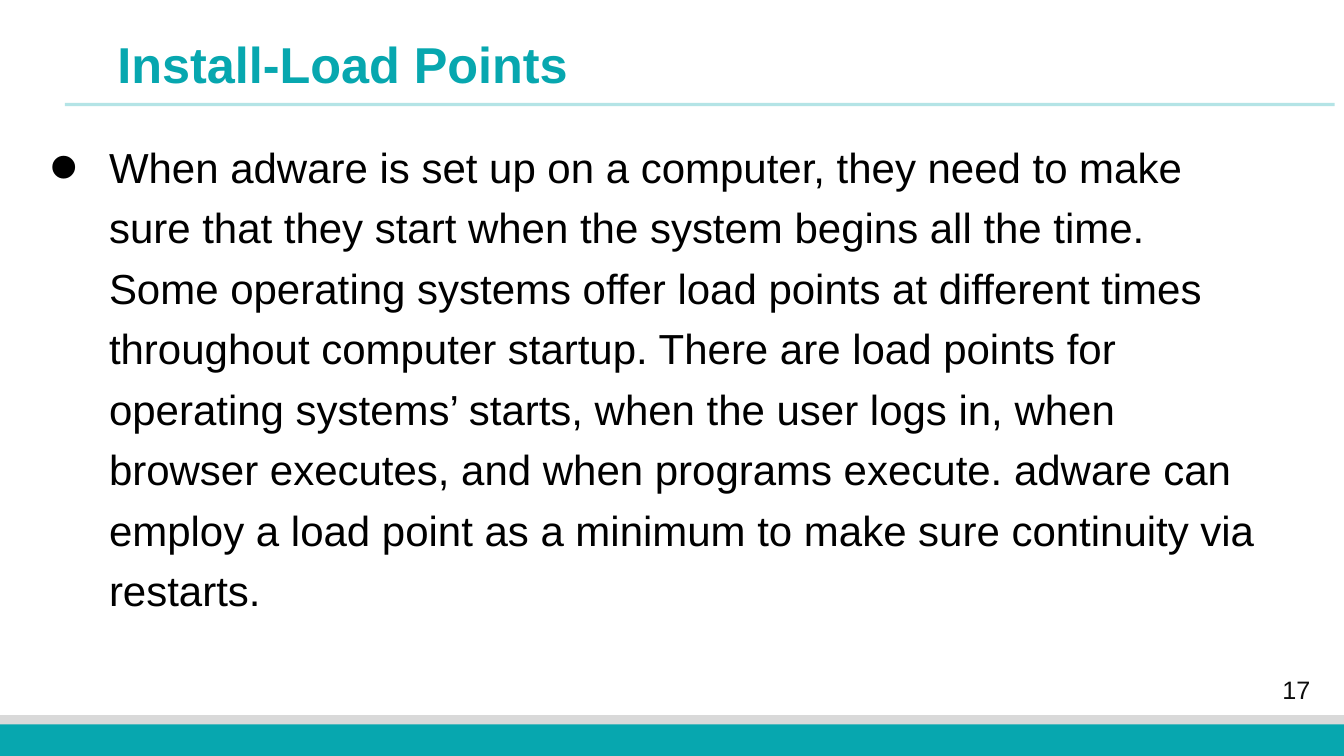
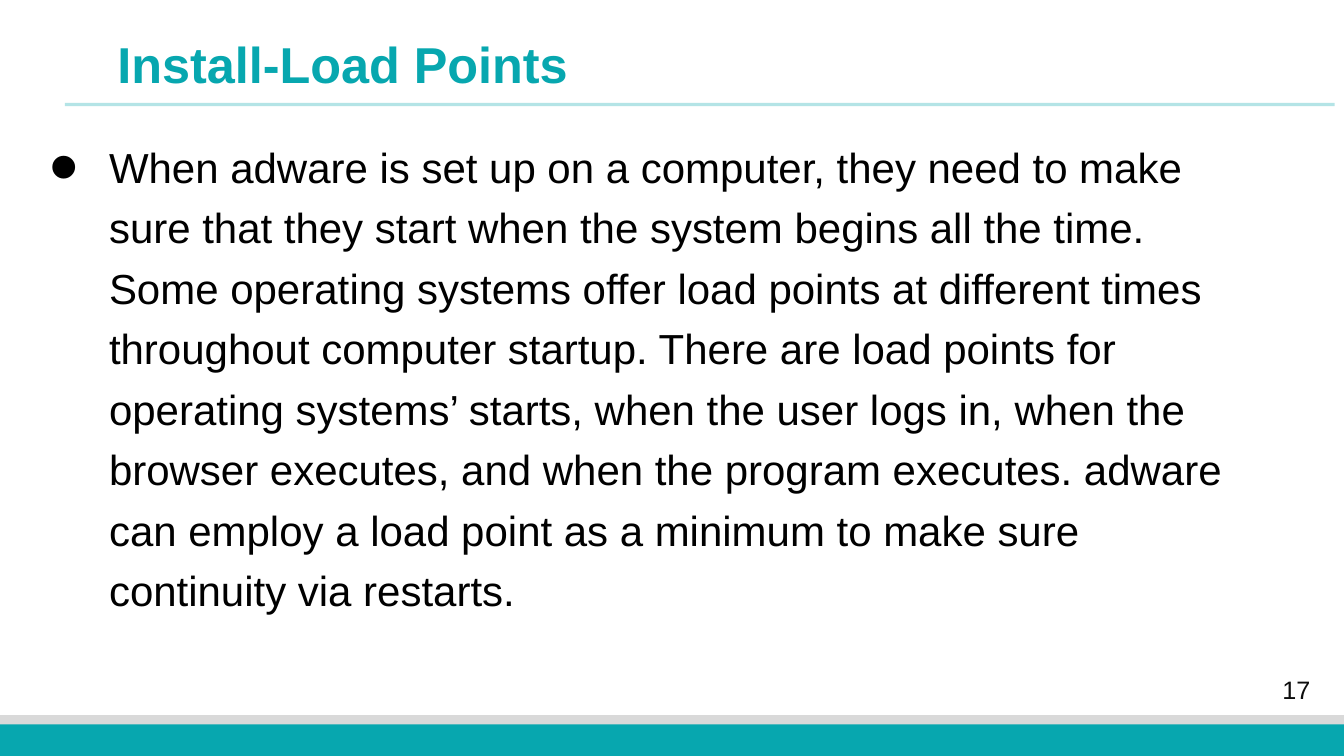
Before and after one commit to fangtian-zhong/fangtian-zhong.github.io, a slide deck: slide 17 of assets/slides/CSCI_591_Malicious_Code_Analysis_12.pptx. Drawn at 1344x756 pixels with LibreOffice and Linux fonts; fonts in the diff are those of the drawing; background and template pictures are left out. Boxes give left, top, right and bottom in pixels: in the first picture for what was removed or moved away, otherwise in the second. Text is boxed around its words. In the diff, an @@ line names an element or a change of style, - is before the commit and + after.

```diff
--- a/assets/slides/CSCI_591_Malicious_Code_Analysis_12.pptx
+++ b/assets/slides/CSCI_591_Malicious_Code_Analysis_12.pptx
@@ text at box(109, 152, 1222, 615): text changed @@
-• When adware is set up on a computer, they need to make sure that they start when the system begins all the time. Some operating systems offer load points at different times throughout computer startup. There are load points for operating systems’ starts, when the user logs in, when browser executes, and when programs execute. adware can employ a load point as a minimum to make sure continuity via restarts.
+• When adware is set up on a computer, they need to make sure that they start when the system begins all the time. Some operating systems offer load points at different times throughout computer startup. There are load points for operating systems’ starts, when the user logs in, when the browser executes, and when the program executes. adware can employ a load point as a minimum to make sure continuity via restarts.
```
Also in this commit, not shown: 4 other slides changed.
